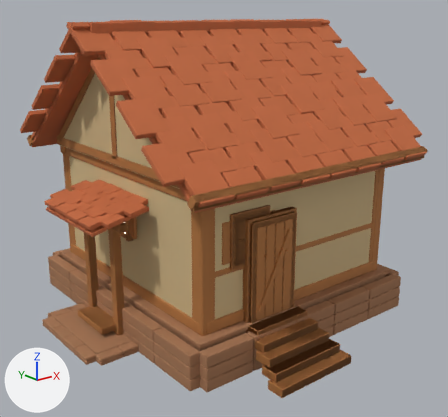
A saved change to the glTF model public/assets/models/house_cottage_b.glb.
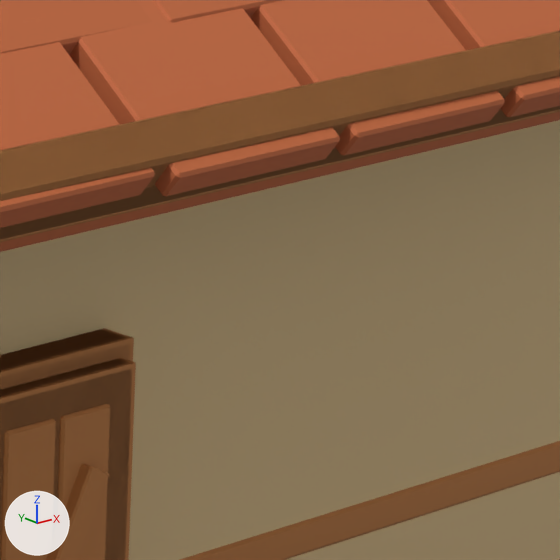
Each version is shown whole from a 50 mm lens placed at (-7.87, -10.04, 5.94), pointed at (-0.33, -0.61, 2.17), then close up on the part from 61% to 82% of the width and 37% to 58% of the height. Every picture has the same lights, and +X, +Y and +Z are marked at lower left. The older version's two pictures come first. Where no turn or scale is listed for an object, it has been applied to the vertices. Vertices at exactly the same position are counted once.

The first close-up shows 'house_cottage_b_LOD0_material_01', 'house_cottage_b_LOD0_material_03', 'house_cottage_b_LOD1_material_01', 'house_cottage_b_LOD1_material_02', 'house_cottage_b_LOD1_material_03'.
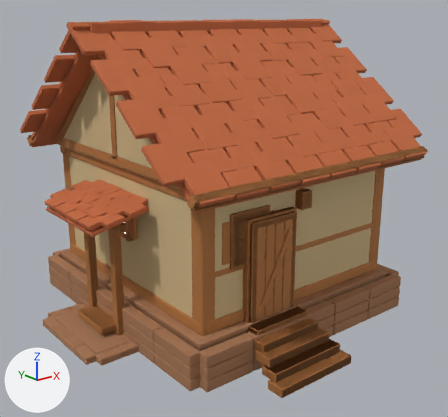
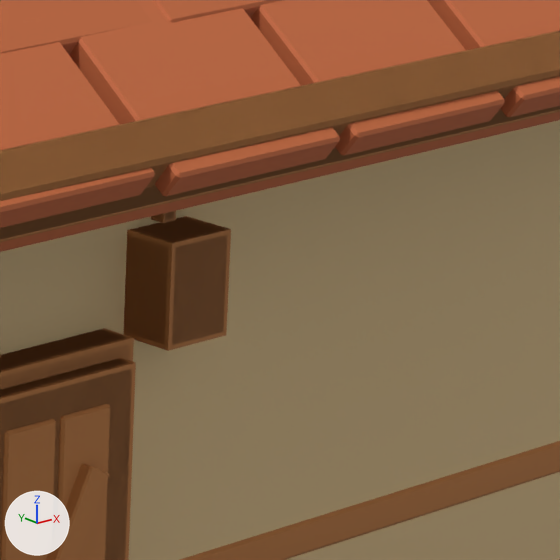
Edits to the scene script, one JSON object a line:
```json
{"block": "me_house_cottage_b_lod0_material_01_mesh", "where": "# used by ob_house_cottage_b_lod0_material_01; location = (-0.154, -0.358, 2.788)"}
{"op": "remove", "block": "me_house_cottage_b_lod0_material_01_mesh", "code": "me_house_cottage_b_lod0_material_01_mesh.from_pydata(...)  # 1968 vertices, 3604 faces; spans x -3.0..3.0, y -3.47..3.47, z -2.79..2.79"}
{"op": "add", "block": "me_house_cottage_b_lod0_material_01_mesh", "code": "me_house_cottage_b_lod0_material_01_mesh.from_pydata(...)  # 2016 vertices, 3692 faces; spans x -3.0..3.0, y -3.47..3.47, z -2.79..2.79"}
{"block": "me_house_cottage_b_lod0_material_01_mesh", "change": "me_house_cottage_b_lod0_material_01_mesh part 1: the loose piece of 24 vertices spanning x -1.99..2.29, y -2.12..-1.97, z -0.86..-0.69 is copied, and the copy is scaled about its middle by (0.00928, 1.41, 0.257), then moved by (-0.08, -0.04, 0.97); it spans x 0.05..0.1, y -2.19..-1.99, z 0.17..0.22"}
{"block": "me_house_cottage_b_lod0_material_01_mesh", "change": "me_house_cottage_b_lod0_material_01_mesh part 2: the loose piece of 24 vertices spanning x -2.19..2.49, y -2.17..-2.02, z 0.26..0.48 is copied, and the copy is scaled about its middle by (0.0476, 1.68, 1.49), then moved by (-0.08, -0.1, -0.38); it spans x -0.05..0.19, y -2.32..-2.08, z -0.17..0.15"}
{"block": "me_house_cottage_b_lod1_material_02_mesh", "where": "# used by ob_house_cottage_b_lod1_material_02; location = (-0.154, -0.358, 2.788)"}
{"op": "remove", "block": "me_house_cottage_b_lod1_material_02_mesh", "code": "me_house_cottage_b_lod1_material_02_mesh.from_pydata(...)  # 1016 vertices, 1852 faces; spans x -3.0..3.0, y -3.47..3.47, z -2.79..2.79"}
{"op": "add", "block": "me_house_cottage_b_lod1_material_02_mesh", "code": "me_house_cottage_b_lod1_material_02_mesh.from_pydata(...)  # 1032 vertices, 1876 faces; spans x -3.0..3.0, y -3.47..3.47, z -2.79..2.79"}
{"block": "me_house_cottage_b_lod1_material_02_mesh", "change": "me_house_cottage_b_lod1_material_02_mesh part 3: a new loose piece, a box spanning x 0.049..0.099, y -2.192..-1.992, z 0.167..0.217, in mat_wood_honey_01"}
{"block": "me_house_cottage_b_lod1_material_02_mesh", "change": "me_house_cottage_b_lod1_material_02_mesh part 4: a new loose piece, a box spanning x -0.05..0.19, y -2.32..-2.08, z -0.17..0.15, in mat_wood_honey_01"}
```

Where the change shows, as pixel boxes [x1, y1, x2, y2] in the close-ups (560 x 560 px):
```json
{"part": 1, "of": "me_house_cottage_b_lod0_material_01_mesh", "change": "added", "after": [151, 211, 174, 220], "on screen": "mostly hidden"}
{"part": 2, "of": "me_house_cottage_b_lod0_material_01_mesh", "change": "added", "after": [124, 217, 228, 345], "on screen": "brown"}
{"part": 3, "of": "me_house_cottage_b_lod1_material_02_mesh", "change": "added", "after": [151, 211, 176, 223], "on screen": "mostly hidden"}
{"part": 4, "of": "me_house_cottage_b_lod1_material_02_mesh", "change": "added", "after": [124, 216, 231, 351], "on screen": "brown"}
```
